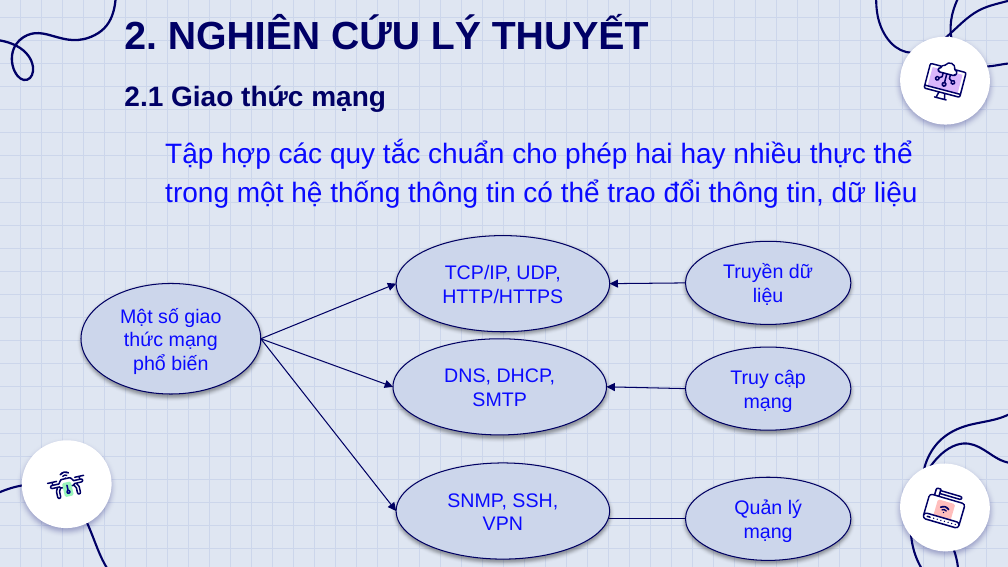
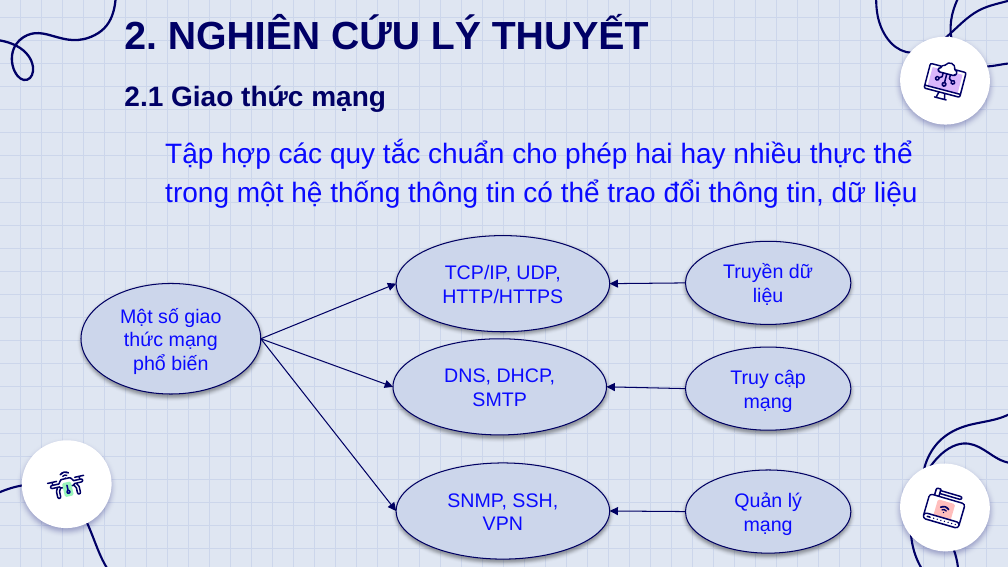
Before and after one commit to tiensv3/tn-da20tta-tranquangtien-vandebaomatgiaothucmang, a slide deck: slide 7 of docs/110120077-TranQuangTien-DATN.pptx. Drawn at 1008x567 pixels with LibreOffice and Linux fonts; fonts in the diff are those of the drawing. Boxes give left, top, right and bottom in pixels: in the first picture for what was removed or moved away, otherwise in the second. Text is boxed around its words. In the diff, an @@ line names an element or a change of style, - is before the commit and + after.

```diff
--- a/docs/110120077-TranQuangTien-DATN.pptx
+++ b/docs/110120077-TranQuangTien-DATN.pptx
@@ ellipse "Quản lý mạng": place and size @@
-ellipse "Quản lý mạng" at <box>685,477,851,560</box>
+ellipse "Quản lý mạng" at <box>685,470,851,553</box>
@@ arrow moved from (685, 519) - (587, 519) to (685, 512) - (610, 511) @@
```
Also in this commit, not shown: 3 other slides changed, 2 other files.
